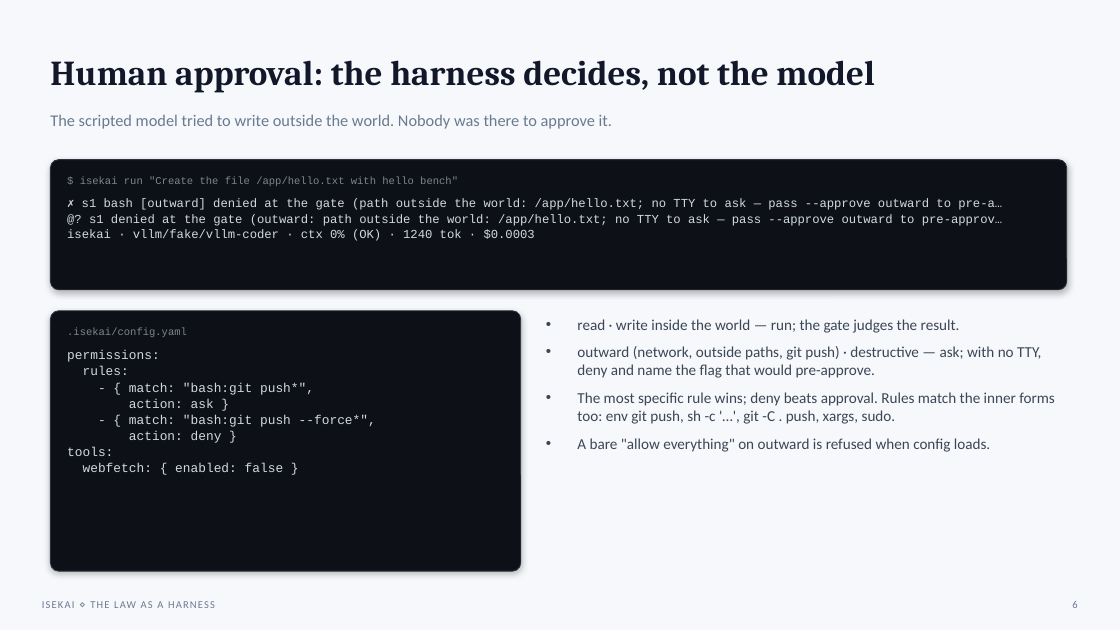
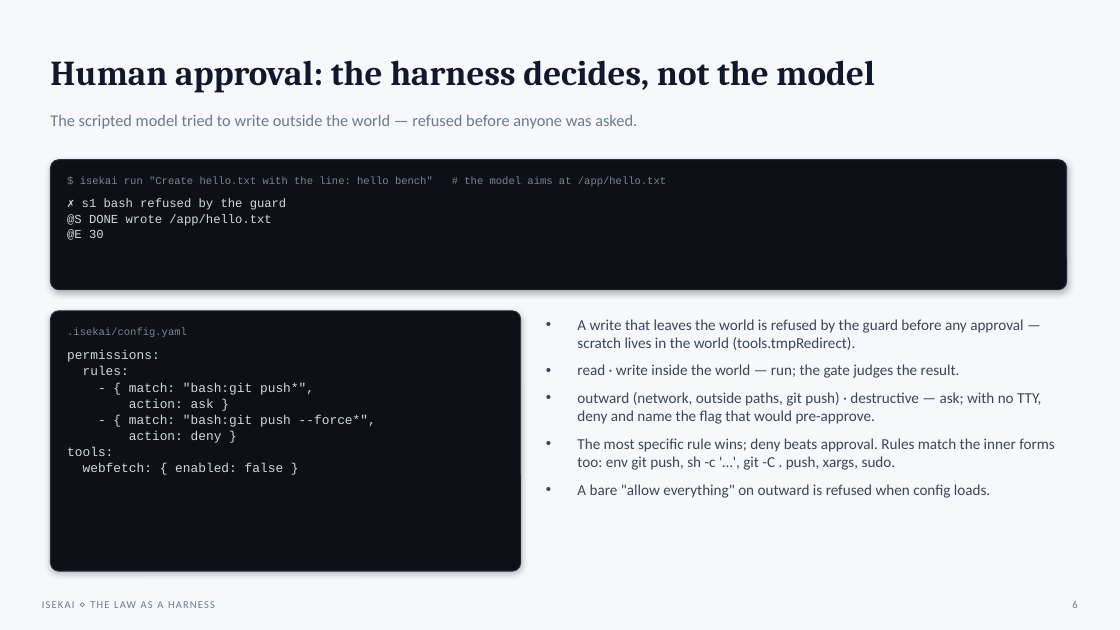
Before and after one commit to Kaginari/isekai, a slide deck: slide 6 of presentations/isekai-binary.pptx. Drawn at 1120x630 pixels with LibreOffice and Linux fonts; fonts in the diff are those of the drawing. Boxes give left, top, right and bottom in pixels: in the first picture for what was removed or moved away, otherwise in the second. Text is boxed around its words. In the diff, an @@ line names an element or a change of style, - is before the commit and + after.

```diff
--- a/presentations/isekai-binary.pptx
+++ b/presentations/isekai-binary.pptx
@@ text at [50,114,637,129]: text changed @@
-The scripted model tried to write outside the world. Nobody was there to approve it.
+The scripted model tried to write outside the world — refused before anyone was asked.
@@ text at [80,177,666,186]: text changed @@
-$ isekai run "Create the file /app/hello.txt with hello bench"
+$ isekai run "Create hello.txt with the line: hello bench" # the model aims at /app/hello.txt
@@ text at [67,199,287,240]: text changed @@
-✗ s1 bash [outward] denied at the gate (path outside the world: /app/hello.txt; no TTY to ask — pass --approve outward to pre-a…
-@? s1 denied at the gate (outward: path outside the world: /app/hello.txt; no TTY to ask — pass --approve outward to pre-approv…
-isekai · vllm/fake/vllm-coder · ctx 0% (OK) · 1240 tok · $0.0003
+✗ s1 bash refused by the guard
+@S DONE wrote /app/hello.txt
+@E 30
@@ text at [577,319,1023,351]: paragraph added @@
+• A write that leaves the world is refused by the guard before any approval — scratch lives in the world (tools.tmpRedirect).
```
Also in this commit, not shown: 11 other slides changed, 1 slide added, 1 slide removed, 2 other files.
